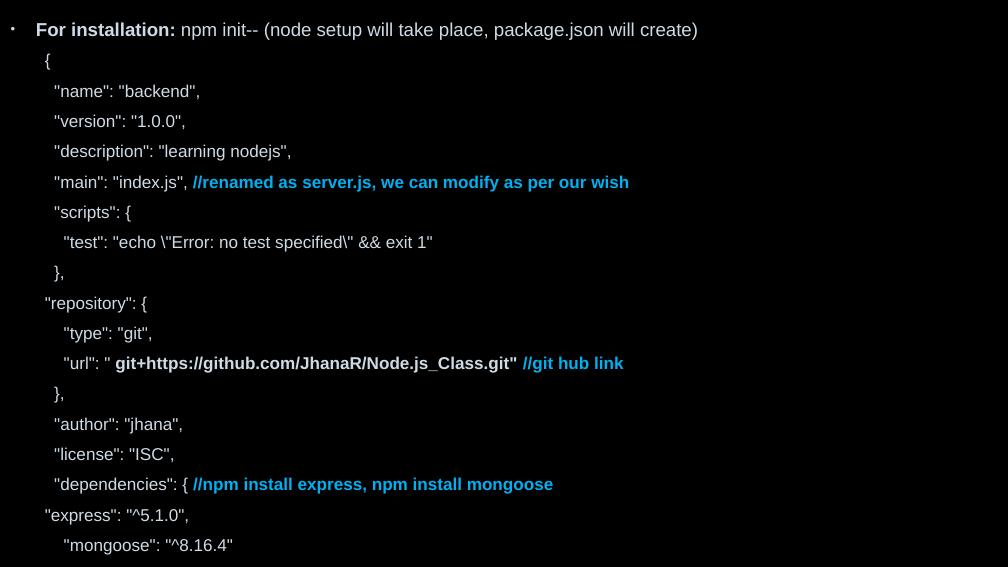
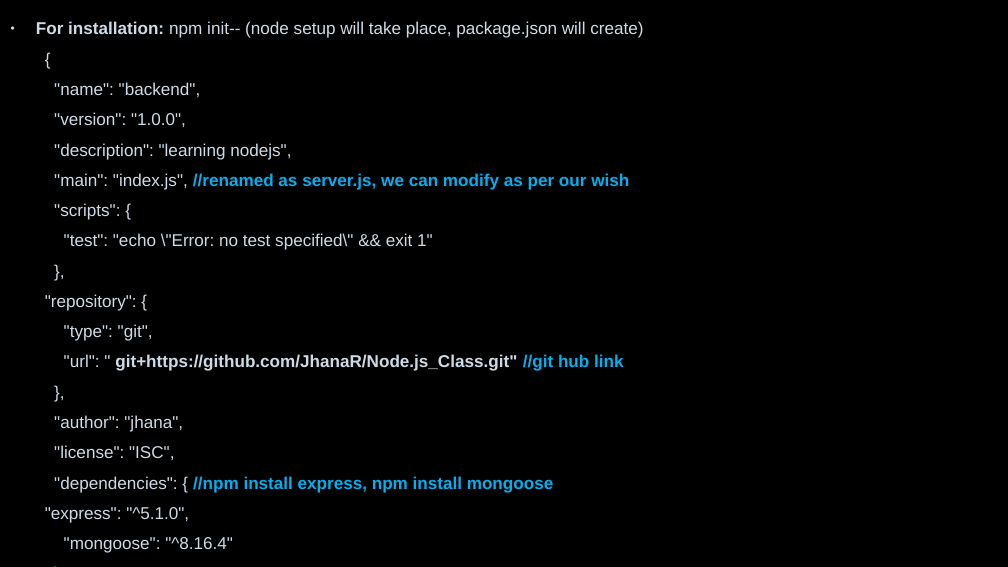
Before and after one commit to JhanaR/mylearnNode, a slide deck: slide 4 of BackEnd - Notes.pptx. Drawn at 1008x567 pixels with LibreOffice and Linux fonts; fonts in the diff are those of the drawing; background and template pictures are left out. Boxes give left, top, right and bottom in pixels: in the first picture for what was removed or moved away, otherwise in the second. Text is boxed around its words. In the diff, an @@ line names an element or a change of style, - is before the commit and + after.

```diff
--- a/BackEnd - Notes.pptx
+++ b/BackEnd - Notes.pptx
@@ text at [36,21,643,38]: size 17.8 to 16.3 pt in "For installation: npm init-- (node setup will ..." @@
```
Also in this commit, not shown: 7 other slides changed, 4 slides added, 2 slides removed, 14 other files.
